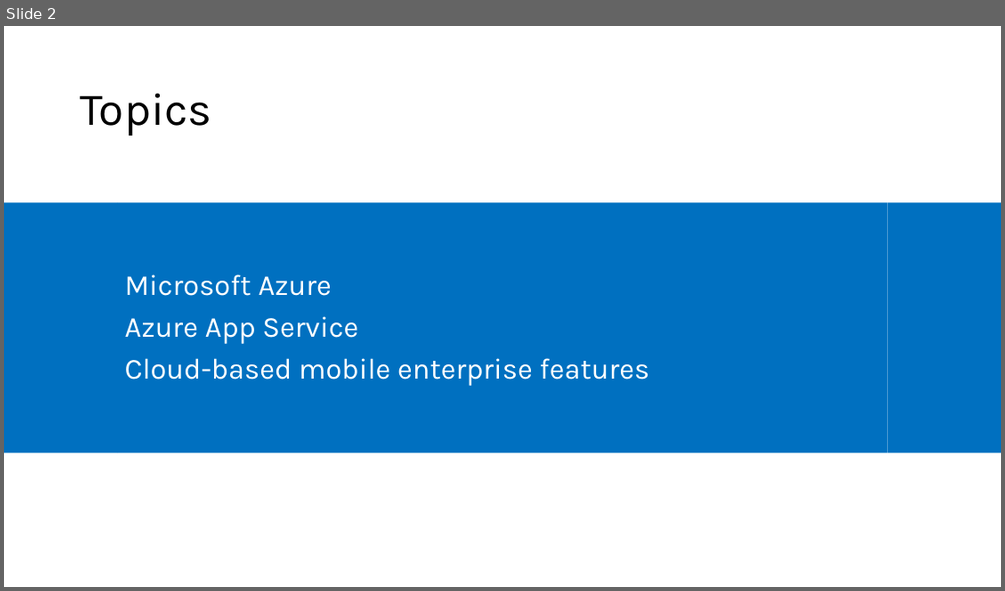
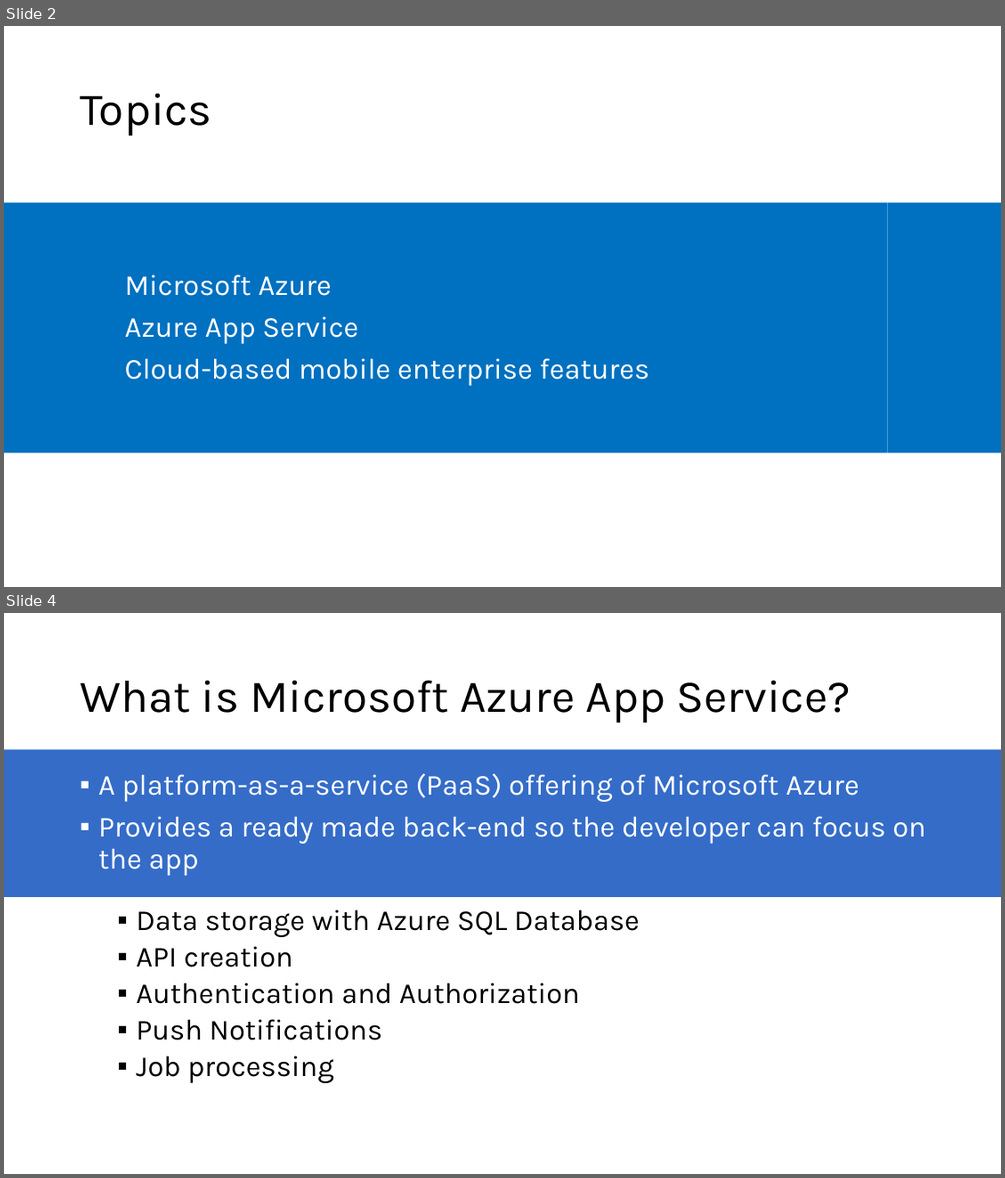
Before and after one commit to microsoft/AcademicContent, a slide deck: Instructor-Led/Module3/Lessons/Module3_Lesson12 Mobile Apps with Microsoft Azure App Service.pptx. Shown one above the other, each under a label of ours: slide 2 before the commit, slides 2 and 4 after it; the slides between them are not shown. The pictures are 1005x591 and 1005x1178 pixels, drawn with LibreOffice and Linux fonts; fonts in the diff are those of the drawing. Boxes give left, top, right and bottom in pixels: in the first picture for what was removed or moved away, otherwise in the second. Text is boxed around its words. In the diff, an @@ line names an element or a change of style, - is before the commit and + after.

```diff
--- a/Instructor-Led/Module3/Lessons/Module3_Lesson12 Mobile Apps with Microsoft Azure App Service.pptx
+++ b/Instructor-Led/Module3/Lessons/Module3_Lesson12 Mobile Apps with Microsoft Azure App Service.pptx
@@ slide 4 added at bbox=[4, 613, 1001, 1174], background #FFFFFF @@
@@ title added at bbox=[80, 680, 850, 722], 44 pt, text #000000 @@
+What is Microsoft Azure App Service?
@@ rectangle added at bbox=[4, 750, 1001, 897], fill #346CC8 @@
@@ text added at bbox=[98, 773, 926, 876], 28 pt, text #FFFFFF @@
+▪ A platform-as-a-service (PaaS) offering of Microsoft Azure
+▪ Provides a ready made back-end so the developer can focus on the app
@@ text added at bbox=[136, 909, 639, 1083], 28 pt, text #000000 @@
+  ▪ Data storage with Azure SQL Database
+  ▪ API creation
+  ▪ Authentication and Authorization
+  ▪ Push Notifications
+  ▪ Job processing
```
Also in this commit, not shown: 13 slides changed, 7 other slides added, 9 slides removed.
